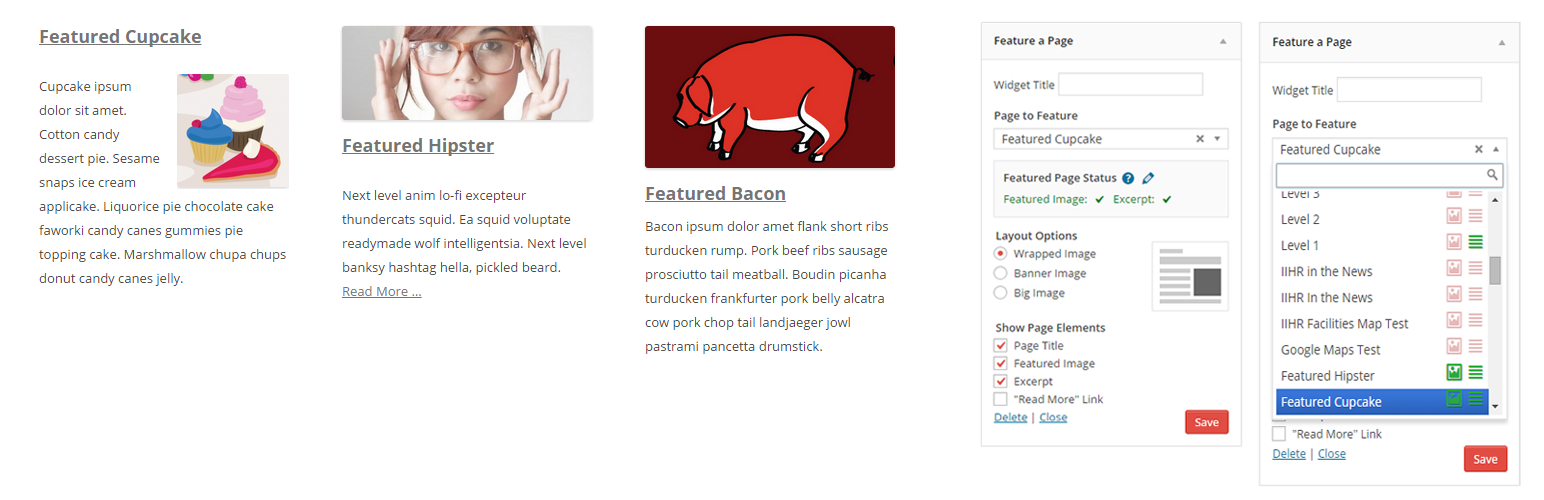
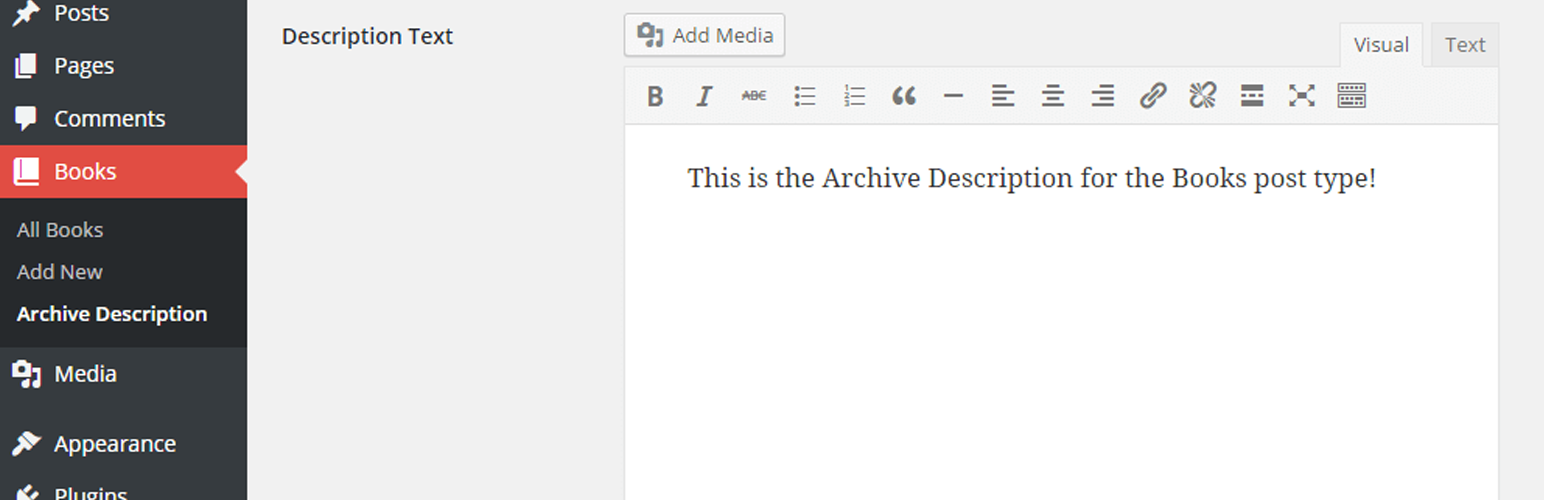
Revision of a layered 1544 × 500 image; what changed, layer by layer:
removed layer "widget with drop down" over box(1258, 21, 1521, 487)
removed layer "widget" over box(980, 21, 1243, 447)
removed layer "cupcake" over box(25, 25, 303, 319)
removed layer "hipster" over box(326, 25, 608, 336)
removed layer "pig" over box(635, 25, 905, 354)
added layer "screenshot-1" above "Layer 4" over box(0, 0, 1544, 500)
